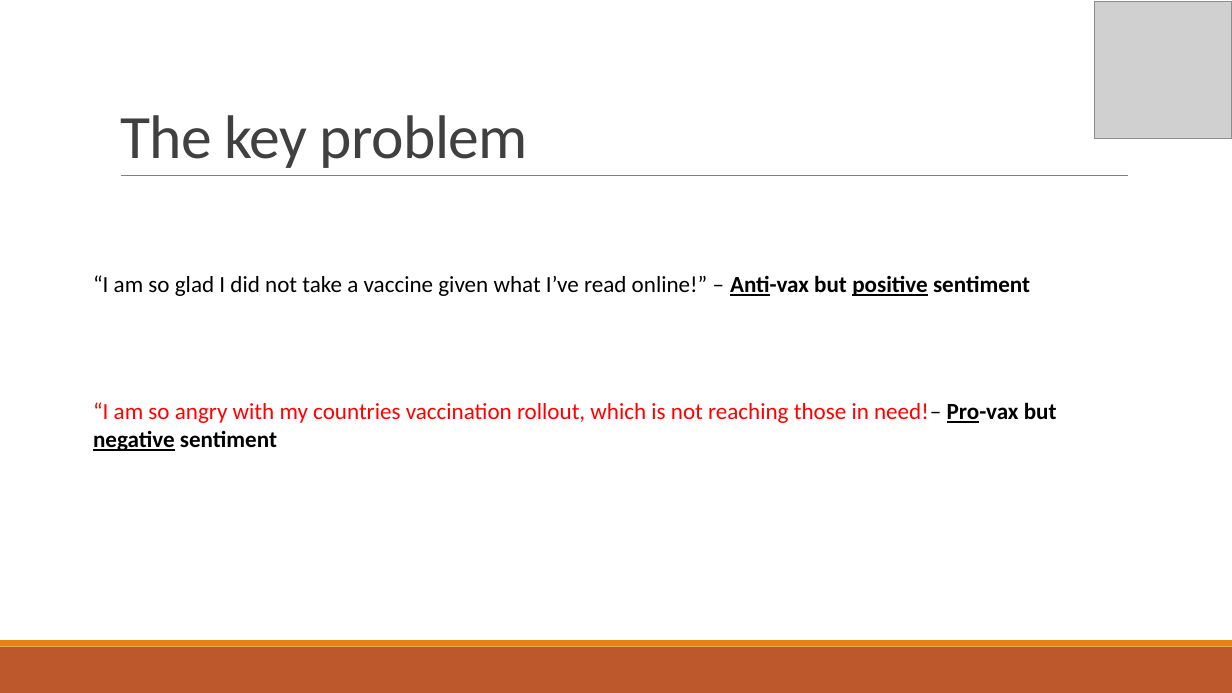
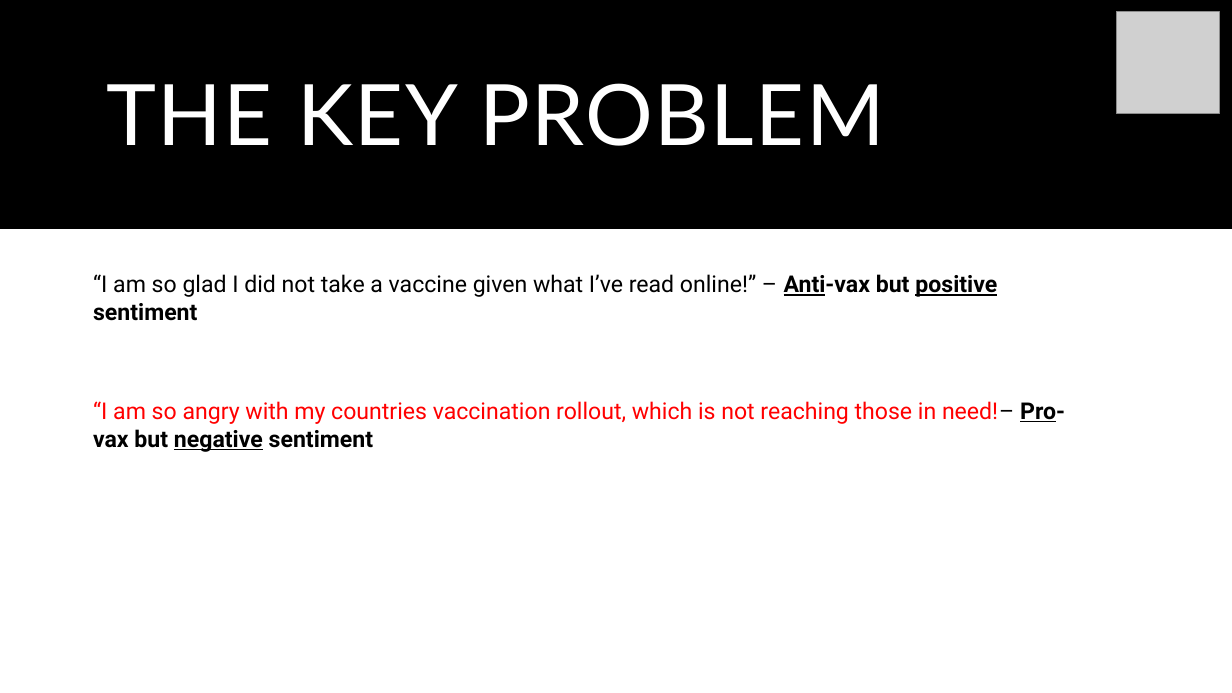
Before and after one commit to WellcomeIdeathon2023/The_Social_Scientists, a slide deck: slide 2 of Powerpoint presentation.pptx. Drawn at 1232x693 pixels with LibreOffice and Linux fonts; fonts in the diff are those of the drawing; grey boxes stand for pictures. Boxes give left, top, right and bottom in pixels: in the first picture for what was removed or moved away, otherwise in the second. Text is boxed around its words. In the diff, an @@ line names an element or a change of style, - is before the commit and + after.

```diff
--- a/Powerpoint presentation.pptx
+++ b/Powerpoint presentation.pptx
@@ rectangle added at [0,0,1232,229], fill #000000 @@
@@ picture: place and size @@
-picture at [1095,2,1232,139]
+picture at [1117,11,1220,114]
@@ title "THE KEY PROBLEM" at [106,83,884,146]: vertical alignment bottom to middle @@
@@ title at [106,83,884,146]: text changed; size 48 to 66 pt; font Calibri to Lato; text colour #404040 to #FFFFFF @@
-The key problem
+THE KEY PROBLEM
@@ line removed from (121, 176) to (1128, 176) @@
@@ text "“I am so glad I ..." at [93,274,997,297]: font Calibri to Roboto @@
@@ text "“I am so angry with ..." at [93,401,1065,452]: font Calibri to Roboto @@
@@ rectangle removed at [0,647,1232,693] @@
@@ rectangle removed at [0,640,1232,647] @@
```
Also in this commit, not shown: 9 other slides changed, 3 other files.
